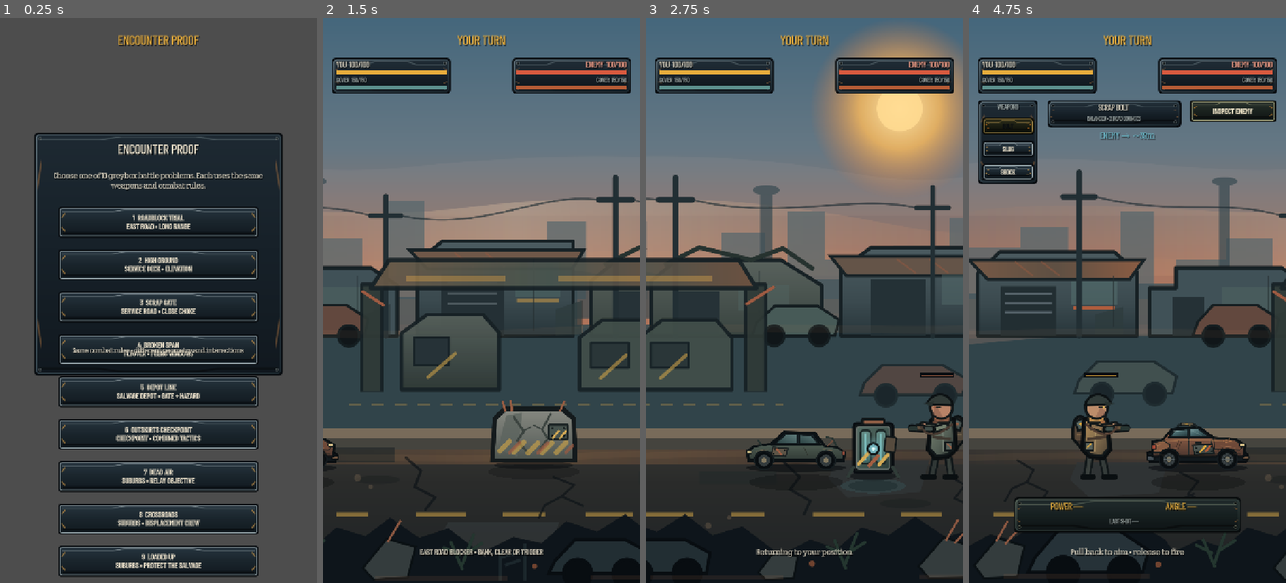
Above: before the commit, frames 1-4 (left to right).
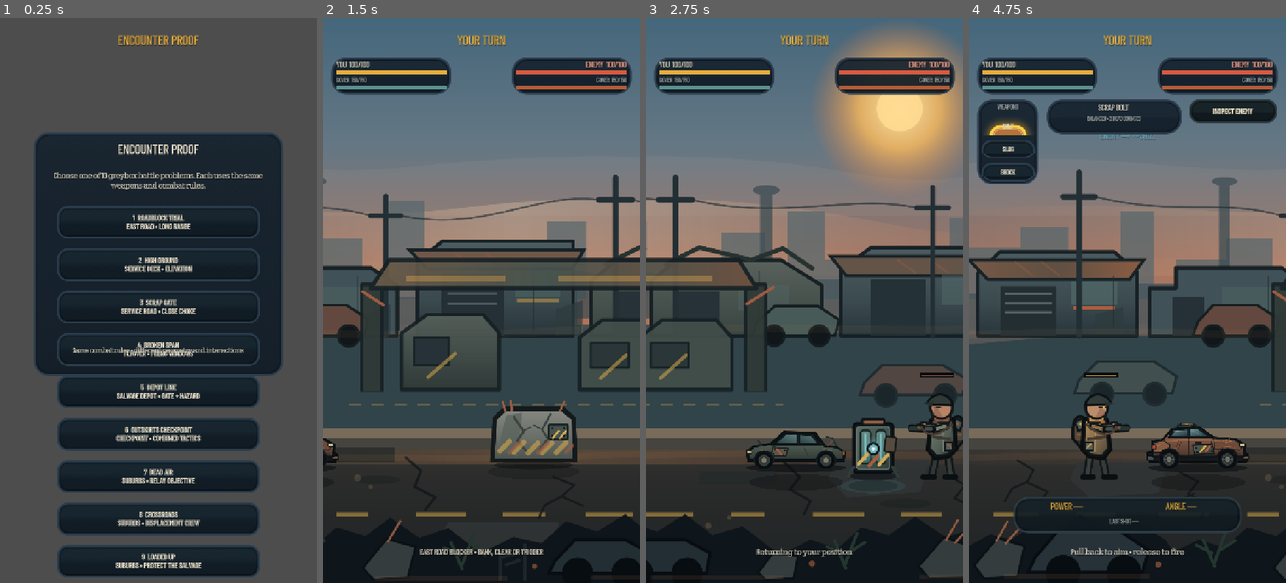
Above: after the commit, the same moments.

Repository: phantompixel-developer/FortKnocks
Game: Godot game, scene res://game/battle/battle.tscn
The game is run twice, just before and just after one commit, with the same random seed, the same clock (stepped at 60 frames per second) and the same inputs. This scene is started directly instead of the project's main scene.
Inputs (mouse positions are in pixels of both pictures, inside the frame that each line leads up to):
- Up to frame 1 (0.25 s): no input
- Up to frame 2 (1.5 s): click "1 ROADBLOCK TRIAL EAST ROAD •…" at 0.5 s; click "BEGIN ENCOUNTER" at 1.25 s
- Up to frame 3 (2.75 s): move the mouse to (874, 272) at 2.02 s; click (874, 272) at 2.17 s
- Up to frame 4 (4.75 s): drag from (1064, 328) to (1111, 413) at 2.77 s; click "INSPECT ENEMY" at 3.5 s; click "RETURN TO SHOOTER" at 4.25 s

The runs differ from the first frame. In frame 1, 10% of the frame differs, in the area x 10-90%, y 3-99%; in frame 2, 1.1%; in frame 3, 1.1%; in frame 4, 4.8%.

Commit message:
feat: unify battle UI with shared production signature

Diff:
--- a/game/presentation/fort_knocks_theme.gd
+++ b/game/presentation/fort_knocks_theme.gd
@@ -1,9 +1,13 @@
 class_name FortKnocksTheme
 extends RefCounted
 
-const ProductionArtScript := preload("res://game/presentation/production_art.gd")
-const PANEL_TEXTURE_PATH := "res://assets/art/production/shared/ui/panel_industrial.svg"
-const BUTTON_TEXTURE_PATH := "res://assets/art/production/shared/ui/button_industrial.svg"
+# The shared raster UI kit is the canonical live-game surface language.
+# It is also used directly by Garage, Workshop and Command Board, so Battle
+# must not maintain a parallel SVG-only panel/button family.
+const SHARED_UI_ROOT := "res://assets/art/claude_assets/1_Asset_Kit/00_shared/png/ui"
+const PANEL_TEXTURE_PATH := SHARED_UI_ROOT + "/panel_stats_9s.png"
+const BUTTON_TEXTURE_PATH := SHARED_UI_ROOT + "/card_item_9s.png"
+const BUTTON_ACTIVE_TEXTURE_PATH := SHARED_UI_ROOT + "/card_item_selected_9s.png"
 const FONT_MEDIUM_PATH := "res://assets/art/production/hub/reference_v1/fonts/BarlowCondensed-Medium.ttf"
 const FONT_BOLD_PATH := "res://assets/art/production/hub/reference_v1/fonts/BarlowCondensed-Bold.ttf"
 
@@ -28,8 +32,9 @@
 	root.theme = build()
 
 static func build() -> Theme:
-	var panel_texture: Texture2D = ProductionArtScript.texture_from_svg(PANEL_TEXTURE_PATH)
-	var button_texture: Texture2D = ProductionArtScript.texture_from_svg(BUTTON_TEXTURE_PATH)
+	var panel_texture := _texture(PANEL_TEXTURE_PATH)
+	var button_texture := _texture(BUTTON_TEXTURE_PATH)
+	var active_texture := _texture(BUTTON_ACTIVE_TEXTURE_PATH)
 	var theme := Theme.new()
 	var medium_font := load(FONT_MEDIUM_PATH) as Font
 	var bold_font := load(FONT_BOLD_PATH) as Font
@@ -37,42 +42,56 @@
 		theme.default_font = medium_font
 	if bold_font != null:
 		theme.set_font("font", "Button", bold_font)
+
+	# Keep the same condensed, high-contrast text treatment visible in Hub,
+	# Garage and Workshop rather than relying on a screen-specific battle look.
 	theme.set_color("font_color", "Label", BONE)
-	theme.set_color("font_shadow_color", "Label", Color(0.0, 0.0, 0.0, 0.66))
-	theme.set_constant("shadow_offset_x", "Label", 2)
+	theme.set_color("font_outline_color", "Label", Color(0.02, 0.025, 0.025, 0.88))
+	theme.set_constant("outline_size", "Label", 2)
+	theme.set_color("font_shadow_color", "Label", Color(0.0, 0.0, 0.0, 0.38))
+	theme.set_constant("shadow_offset_x", "Label", 1)
 	theme.set_constant("shadow_offset_y", "Label", 2)
 
 	theme.set_color("font_color", "Button", BONE)
 	theme.set_color("font_hover_color", "Button", Color("fff3d5"))
-	theme.set_color("font_pressed_color", "Button", SHADOW)
+	theme.set_color("font_pressed_color", "Button", BONE)
 	theme.set_color("font_disabled_color", "Button", Color(0.68, 0.70, 0.68, 0.42))
 	theme.set_color("font_focus_color", "Button", BONE)
+	theme.set_color("font_outline_color", "Button", Color(0.02, 0.025, 0.025, 0.90))
+	theme.set_constant("outline_size", "Button", 2)
+
 	if button_texture != null:
-		theme.set_stylebox("normal", "Button", _texture_box(button_texture, Color.WHITE, 20.0, 15.0))
-		theme.set_stylebox("hover", "Button", _texture_box(button_texture, Color(1.0, 0.91, 0.68, 1.0), 20.0, 15.0))
-		theme.set_stylebox("pressed", "Button", _texture_box(button_texture, Color(1.0, 0.76, 0.38, 1.0), 20.0, 15.0))
-		theme.set_stylebox("focus", "Button", _texture_box(button_texture, Color(0.72, 0.94, 0.94, 1.0), 20.0, 15.0))
-		theme.set_stylebox("disabled", "Button", _texture_box(button_texture, Color(0.46, 0.50, 0.51, 0.68), 20.0, 15.0))
+		theme.set_stylebox("normal", "Button", _texture_box(button_texture, Color.WHITE, 30.0, 30.0))
+		theme.set_stylebox("hover", "Button", _texture_box(button_texture, Color(1.0, 0.96, 0.84, 1.0), 30.0, 30.0))
+		theme.set_stylebox(
+			"pressed",
+			"Button",
+			_texture_box(active_texture if active_texture != null else button_texture, Color.WHITE, 50.0 if active_texture != null else 30.0, 50.0 if active_texture != null else 30.0)
+		)
+		theme.set_stylebox("focus", "Button", _texture_box(button_texture, Color(1.0, 0.91, 0.68, 1.0), 30.0, 30.0))
+		theme.set_stylebox("disabled", "Button", _texture_box(button_texture, Color(0.46, 0.50, 0.51, 0.62), 30.0, 30.0))
 	else:
 		theme.set_stylebox("normal", "Button", _box(IRON, Color("3b4b55"), 2, 6))
 		theme.set_stylebox("hover", "Button", _box(PLATE_LIGHT, HAZARD, 2, 6))
 		theme.set_stylebox("pressed", "Button", _box(HAZARD, Color("ffd16b"), 2, 6))
 		theme.set_stylebox("focus", "Button", _box(Color(0.0, 0.0, 0.0, 0.0), COLD, 2, 6))
 		theme.set_stylebox("disabled", "Button", _box(Color("131b22"), Color("27343c"), 1, 6))
-	theme.set_constant("outline_size", "Button", 1)
 
 	if panel_texture != null:
-		theme.set_stylebox("panel", "PanelContainer", _texture_box(panel_texture, Color.WHITE, 22.0, 22.0))
+		theme.set_stylebox("panel", "PanelContainer", _texture_box(panel_texture, Color.WHITE, 40.0, 40.0))
 	else:
 		theme.set_stylebox("panel", "PanelContainer", _box(Color("141e26"), Color("40515b"), 2, 7))
+
 	theme.set_color("font_color", "RichTextLabel", BONE)
+	theme.set_color("font_outline_color", "RichTextLabel", Color(0.02, 0.025, 0.025, 0.88))
+	theme.set_constant("outline_size", "RichTextLabel", 2)
 	return theme
 
 static func style_card(rect: ColorRect, emphasis := 0) -> void:
 	if rect == null:
 		return
 
-	var panel_texture: Texture2D = ProductionArtScript.texture_from_svg(PANEL_TEXTURE_PATH)
+	var panel_texture := _texture(PANEL_TEXTURE_PATH)
 	if panel_texture == null:
 		match emphasis:
 			1:
@@ -88,11 +107,6 @@
 	if surface == null:
 		surface = NinePatchRect.new()
 		surface.name = "_ProductionSurface"
-		surface.texture = panel_texture
-		surface.patch_margin_left = 22
-		surface.patch_margin_top = 22
-		surface.patch_margin_right = 22
-		surface.patch_margin_bottom = 22
 		surface.anchor_left = 0.0
 		surface.anchor_top = 0.0
 		surface.anchor_right = 1.0
@@ -105,35 +119,53 @@
 		rect.add_child(surface)
 		rect.move_child(surface, 0)
 
+	surface.texture = panel_texture
+	surface.patch_margin_left = 40
+	surface.patch_margin_top = 40
+	surface.patch_margin_right = 40
+	surface.patch_margin_bottom = 40
+
 	match emphasis:
 		1:
-			surface.modulate = Color(1.0, 0.96, 0.80, 1.0)
+			surface.modulate = Color(1.0, 0.97, 0.86, 1.0)
 		2:
-			surface.modulate = Color(1.0, 0.82, 0.64, 1.0)
+			surface.modulate = Color(1.0, 0.88, 0.72, 1.0)
 		_:
 			surface.modulate = Color.WHITE
 
 static func mark_active(button: Button, active: bool) -> void:
 	if button == null:
 		return
-	var button_texture: Texture2D = ProductionArtScript.texture_from_svg(BUTTON_TEXTURE_PATH)
+
+	var normal_texture := _texture(BUTTON_TEXTURE_PATH)
+	var active_texture := _texture(BUTTON_ACTIVE_TEXTURE_PATH)
 	if active:
-		button.add_theme_color_override("font_color", HAZARD)
-		button.add_theme_color_override("font_disabled_color", HAZARD)
-		if button_texture != null:
+		button.add_theme_color_override("font_color", BONE)
+		button.add_theme_color_override("font_disabled_color", BONE)
+		if active_texture != null:
 			button.add_theme_stylebox_override(
 				"normal",
-				_texture_box(button_texture, Color(1.0, 0.90, 0.58, 1.0), 20.0, 15.0)
+				_texture_box(active_texture, Color.WHITE, 50.0, 50.0)
 			)
 			button.add_theme_stylebox_override(
 				"disabled",
-				_texture_box(button_texture, Color(0.88, 0.72, 0.42, 0.76), 20.0, 15.0)
+				_texture_box(active_texture, Color(0.86, 0.78, 0.60, 0.86), 50.0, 50.0)
+			)
+		elif normal_texture != null:
+			button.add_theme_stylebox_override(
+				"normal",
+				_texture_box(normal_texture, Color(1.0, 0.90, 0.62, 1.0), 30.0, 30.0)
 			)
 	else:
 		button.remove_theme_color_override("font_color")
 		button.remove_theme_color_override("font_disabled_color")
 		button.remove_theme_stylebox_override("normal")
 		button.remove_theme_stylebox_override("disabled")
+
+static func _texture(path: String) -> Texture2D:
+	if path.is_empty() or not ResourceLoader.exists(path):
+		return null
+	return load(path) as Texture2D
 
 static func _texture_box(
 	texture: Texture2D,
@@ -154,7 +186,6 @@
 	box.set_content_margin(SIDE_BOTTOM, 10.0)
 	return box
 
-
 static func _box(background: Color, border: Color, border_width: int, radius: int) -> StyleBoxFlat:
 	var box := StyleBoxFlat.new()
 	box.bg_color = background
